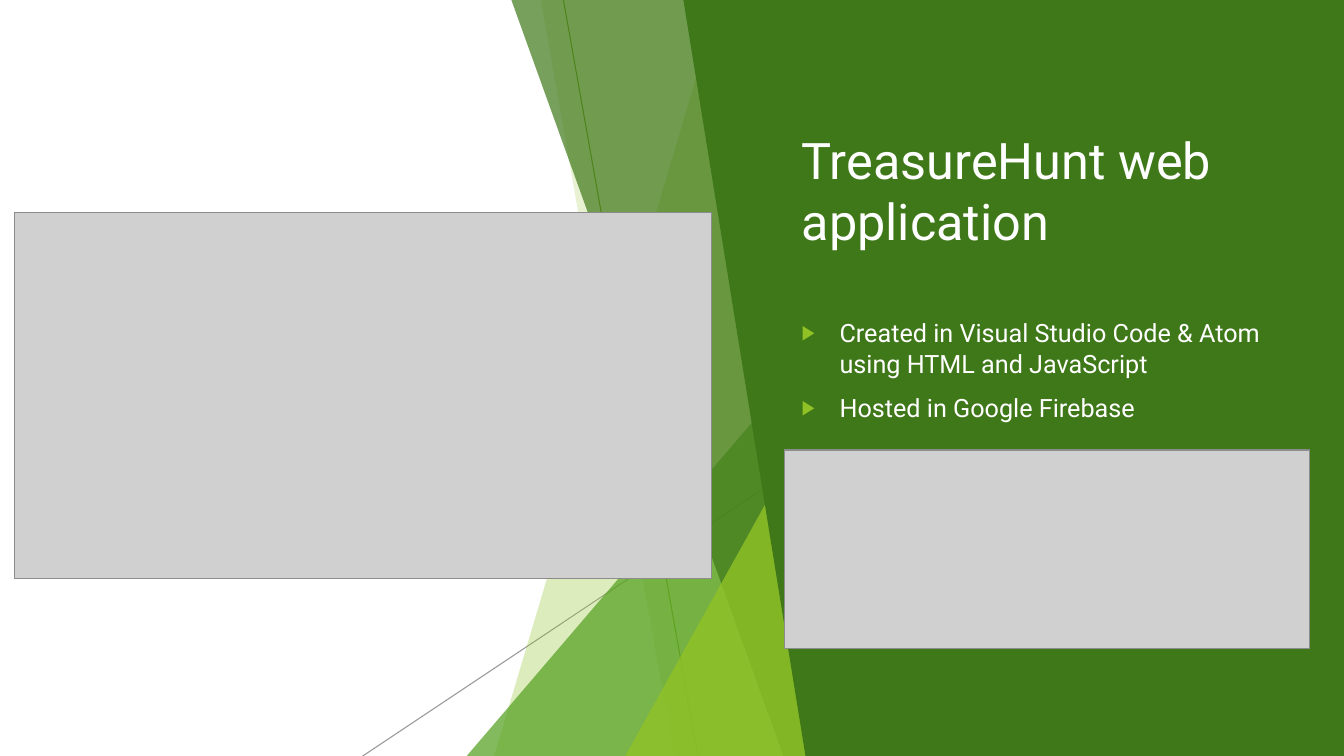
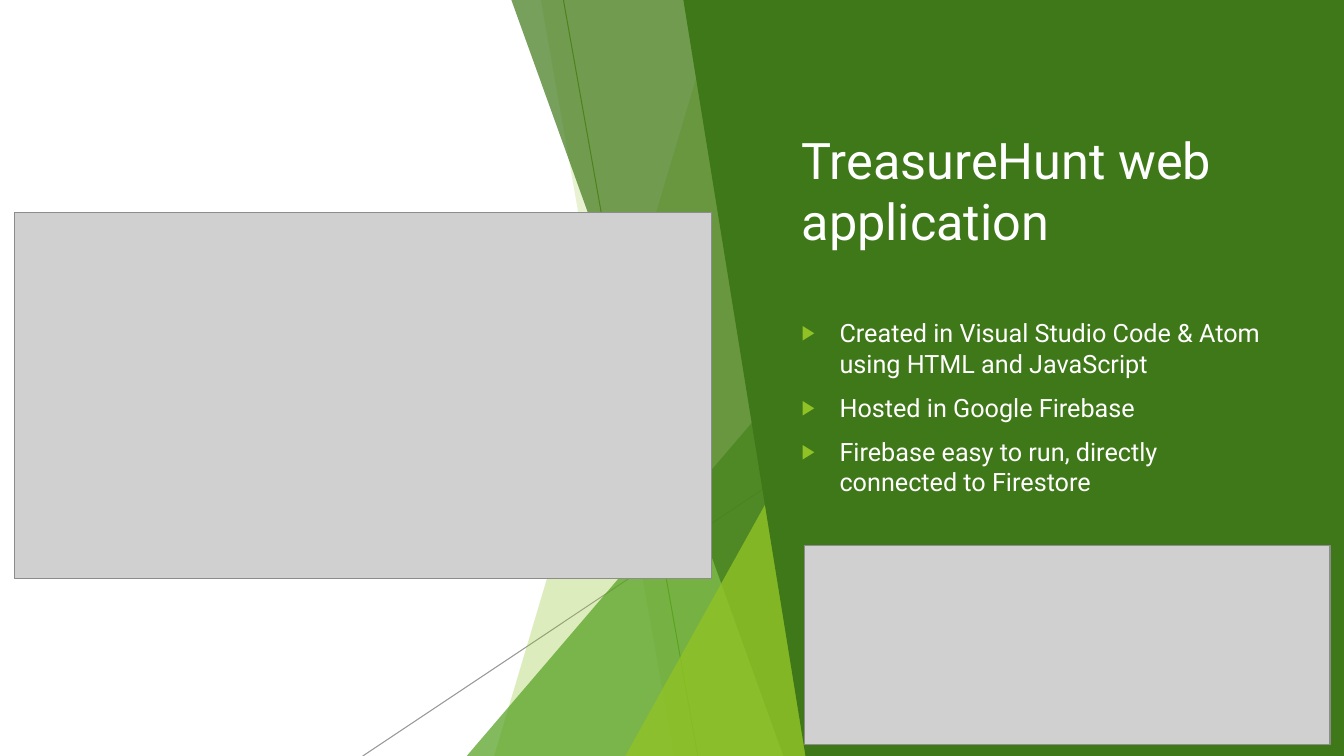
Before and after one commit to Martijn152/Cloud-Project-2020, a slide deck: slide 15 of Project report and presentation/TreasureHunt_Presentation.pptx. Drawn at 1344x756 pixels with LibreOffice and Linux fonts; fonts in the diff are those of the drawing; grey boxes stand for pictures. Boxes give left, top, right and bottom in pixels: in the first picture for what was removed or moved away, otherwise in the second. Text is boxed around its words. In the diff, an @@ line names an element or a change of style, - is before the commit and + after.

```diff
--- a/Project report and presentation/TreasureHunt_Presentation.pptx
+++ b/Project report and presentation/TreasureHunt_Presentation.pptx
@@ text at [840,442,1157,492]: paragraph added @@
+▶ Firebase easy to run, directly connected to Firestore
@@ picture: place and size @@
-picture at [784,450,1310,648]
+picture at [806,546,1331,745]
```
Also in this commit, not shown: 2 other slides changed, 1 slide added, 1 slide removed, 8 other files.
